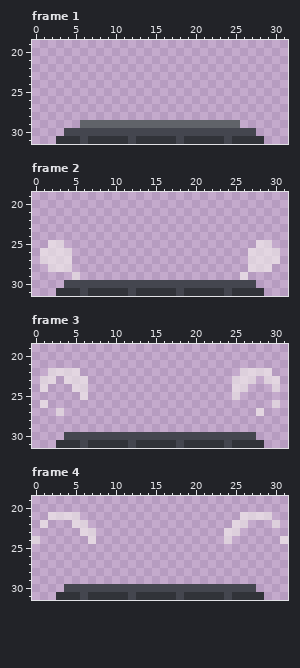
One commit to this pixel-art file: assets/images/projects/button.aseprite. Above is the file before it was changed.
32x32 pixels, 7 frames. Shown: frame 1: x 0..31, y 19..31; frame 2: x 0..31, y 19..31; frame 3: x 0..31, y 19..31; frame 4: x 0..31, y 19..31. The commit also changed other frames, which this record leaves out.
Now the later version:
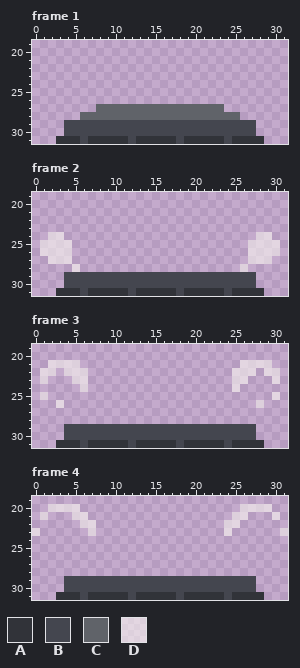
Palette (. is transparent): A #313339  B #44464f  C #606369  D #f9f5ef96
Log entry: Worked on overworld background, changed button sprite
From old to new:
--- frame 1, layer "Button"
@@ x 0..31 @@
 26 ................................
-27 ................................
-28 ................................
-29 ......CCCCCCCCCCCCCCCCCCCC......
+27 ........CCCCCCCCCCCCCCCC........
+28 ......CCCCCCCCCCCCCCCCCCCC......
+29 ....BBBBBBBBBBBBBBBBBBBBBBBB....
 30 ....BBBBBBBBBBBBBBBBBBBBBBBB....
--- frame 2, layers "VFX", "Button"
@@ x 0..31 @@
 23 ................................
-24 ................................
-25 ..DD........................DD..
+24 ..DD........................DD..
+25 .DDDD......................DDDD.
 26 .DDDD......................DDDD.
-27 .DDDD......................DDDD.
-28 ..DDD......................DDD..
-29 .....D....................D.....
+27 ..DDD......................DDD..
+28 .....D....................D.....
+29 ....BBBBBBBBBBBBBBBBBBBBBBBB....
 30 ....BBBBBBBBBBBBBBBBBBBBBBBB....
--- frame 3, layers "VFX", "Button"
@@ x 0..31 @@
 20 ................................
-21 ................................
-22 ..DDDD....................DDDD..
-23 .DD.DDD..................DDD.DD.
-24 .D...DD..................DD...D.
-25 ......D..................D......
-26 .D............................D.
-27 ...D........................D...
+21 ..DDDD....................DDDD..
+22 .DD.DDD..................DDD.DD.
+23 .D...DD..................DD...D.
+24 ......D..................D......
+25 .D............................D.
+26 ...D........................D...
+27 ................................
 28 ................................
-29 ................................
+29 ....BBBBBBBBBBBBBBBBBBBBBBBB....
 30 ....BBBBBBBBBBBBBBBBBBBBBBBB....
--- frame 4, layers "VFX", "Button"
@@ x 0..31 @@
 19 ................................
-20 ................................
-21 ..DDDD....................DDDD..
-22 .D...DD..................DD...D.
-23 ......DD................DD......
-24 D......D................D......D
+20 ..DDDD....................DDDD..
+21 .D...DD..................DD...D.
+22 ......DD................DD......
+23 D......D................D......D
+24 ................................
 25 ................................
@@ x 0..31 @@
 28 ................................
-29 ................................
+29 ....BBBBBBBBBBBBBBBBBBBBBBBB....
 30 ....BBBBBBBBBBBBBBBBBBBBBBBB....
Where, in picture pixels (left, top, right, bottom), the same in both pictures:
changed: (64, 104, 256, 128)
changed: (40, 232, 280, 280)
changed: (40, 360, 280, 432)
changed: (32, 504, 96, 544)
changed: (224, 504, 288, 544)
added: (64, 576, 256, 584)
